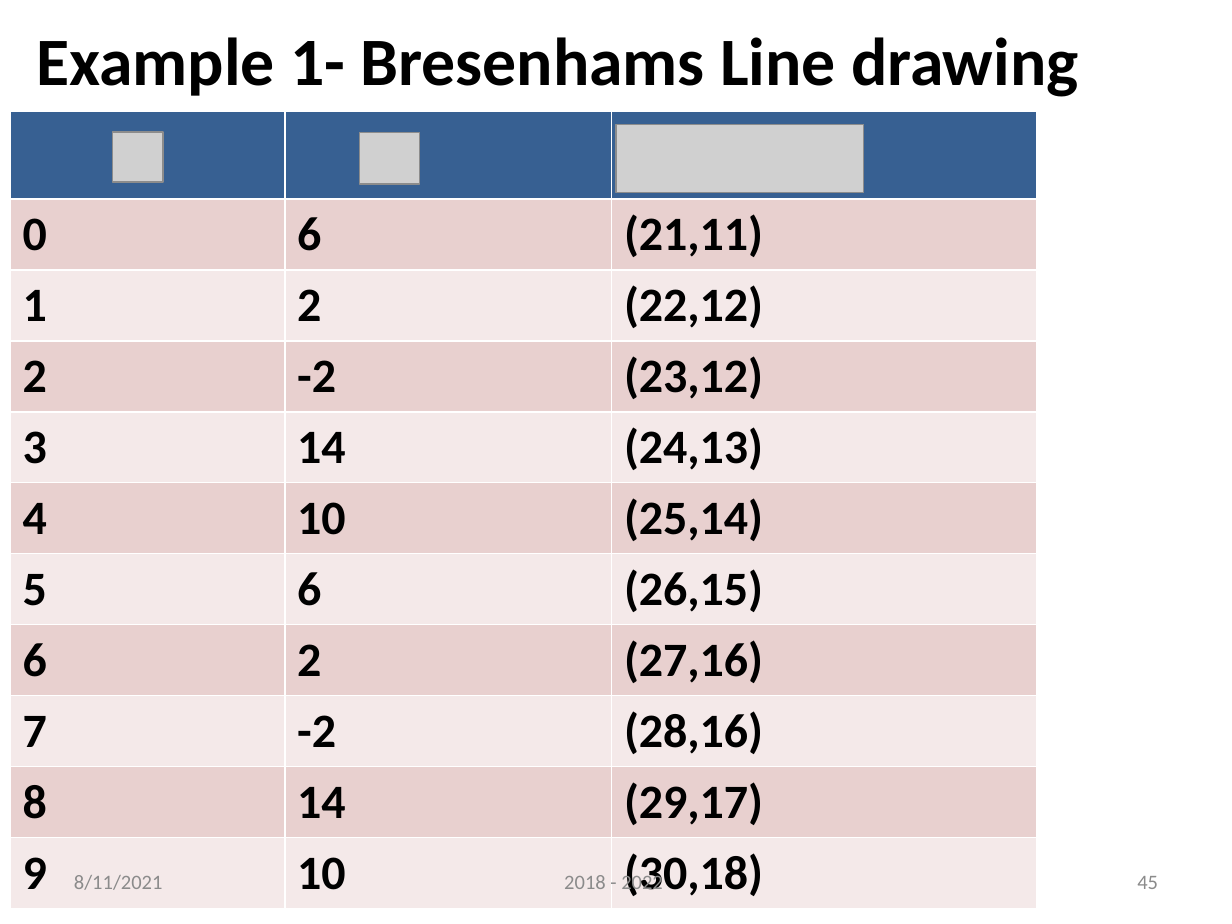
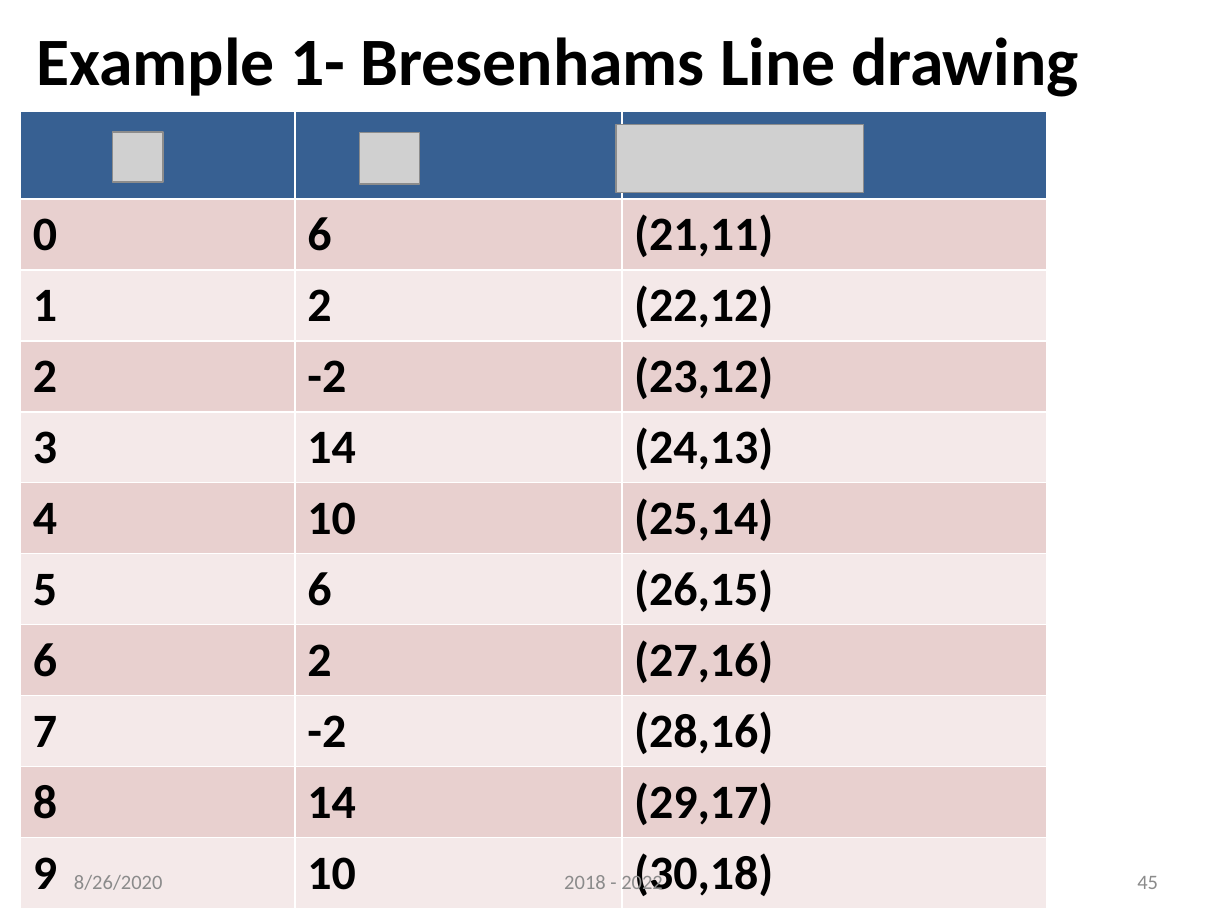
Before and after one commit to TITAN-LIBRARY/SIST-SEM5, a slide deck: slide 45 of Computer Graphics/UNIT 1- PART_II.pptx. Drawn at 1232x924 pixels with LibreOffice and Linux fonts; fonts in the diff are those of the drawing; grey boxes stand for pictures; background and template pictures are left out. Boxes give left, top, right and bottom in pixels: in the first picture for what was removed or moved away, otherwise in the second. Text is boxed around its words. In the diff, an @@ line names an element or a change of style, - is before the commit and + after.

```diff
--- a/Computer Graphics/UNIT 1- PART_II.pptx
+++ b/Computer Graphics/UNIT 1- PART_II.pptx
@@ table: place and size @@
-table at box(10, 111, 1036, 900)
+table at box(21, 111, 1047, 900)
@@ text at box(74, 875, 163, 890): text changed @@
-8/11/2021
+8/26/2020
```
Also in this commit, not shown: 48 other slides changed, 33 other files.
